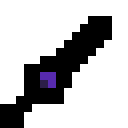
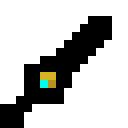
Layer changes from the first 128×128 image to the second:
painted on "Calque #1" over [40, 80, 48, 88]
hid "Calque" over [40, 72, 56, 88]
"Copie de Calque": opacity 94% → 100%, blend darken → overlay, painted on it over [40, 72, 56, 88]
